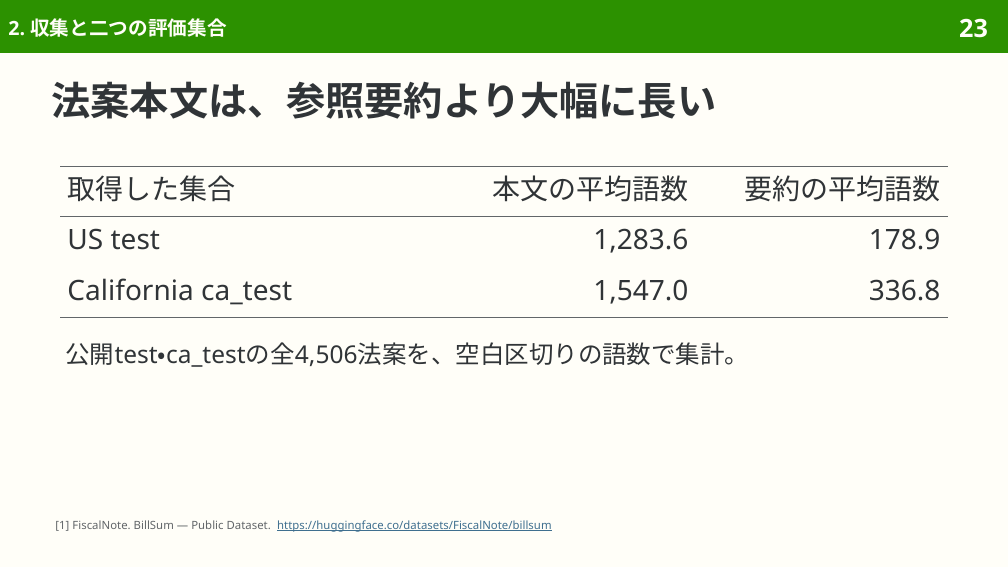
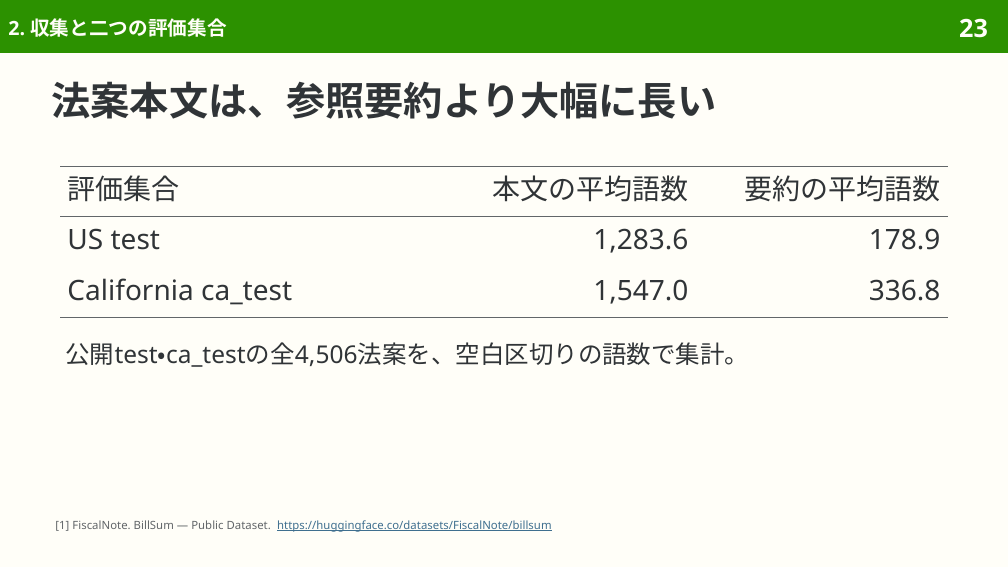
Before and after one commit to sasakiy84/datasets-in-10-minutes, a slide deck: slide 23 of slides/datasets-in-10-minutes-billsum.pptx. Drawn at 1008x567 pixels with LibreOffice and Linux fonts; fonts in the diff are those of the drawing. Boxes give left, top, right and bottom in pixels: in the first picture for what was removed or moved away, otherwise in the second. Text is boxed around its words. In the diff, an @@ line names an element or a change of style, - is before the commit and + after.

```diff
--- a/slides/datasets-in-10-minutes-billsum.pptx
+++ b/slides/datasets-in-10-minutes-billsum.pptx
@@ table at [60,166,948,318] @@
-row 1, column 1: 取得した集合
+row 1, column 1: 評価集合
```
Also in this commit, not shown: 11 other slides changed, 5 slides removed, 48 other files.
